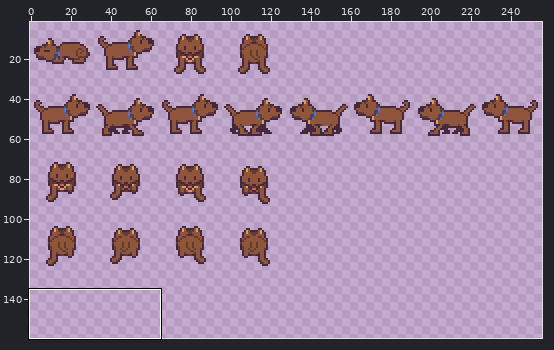
File history of a sprite sheet, Assets/PlayerSpriteSheets/Dog/dogspritesheet.png. The picture above shows the old version from afar; the outline marks the close-up.
Close-up. Before:
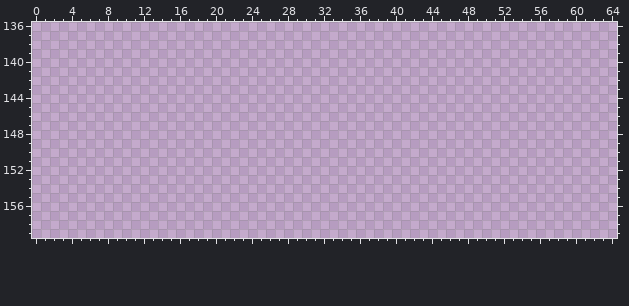
The file is 256x256 pixels. Shown: x 0..64, y 136..159. The wide view leaves out empty margins.
After:
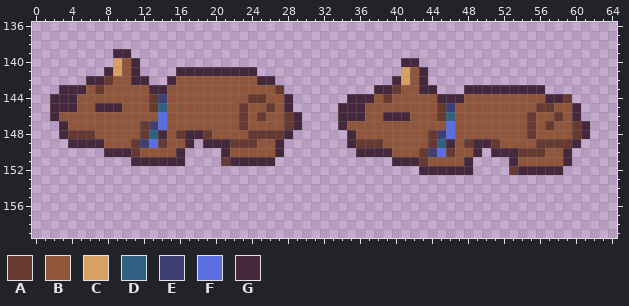
Palette (. is transparent): A #663931  B #8f563b  C #d9a066  D #306082  E #3f3f74  F #5b6ee1  G #45283c
Edits made:
Changed rows in their new state; - is an unchanged pixel.
first column x 2:
139 -------GG---------------------------------------------------
140 -------CBG-----------------------------GG-------------------
141 ------GCBG----GGGGGGGGG----------------CBG------------------
142 ----GGABBGG--GBBBBBBBBBGG-------------GCBG------------------
143 -GGGBABBBBBGGBBBBBBBBBBBBA----------GGABBGG---GGGGGGGGG-----
144 GGGBBBBBBBBAEBBBBBBBBBAABBG------GGGBABBBBBGGGBBBBBBBBBGGA--
145 GGGBBGGGBBBADBBBBBBBBABBABG-----GGGBBBBBBBBAEBBBBBBBBBAABBG-
146 GBBBBBBBBBBBFBBBBBBBBABABBAG----GGGBBGGGBBBADBBBBBBBBABBABG-
147 -GBBBBBBBBAEFBBBBBBBBABBBBAG----GBBBBBBBBBBBFBBBBBBBBABABBAG
148 -GAAABBBBBADGBAGGABBBBAAAAG------GBBBBBBBBAEFBBBBBBBBABBBBAG
149 --GGGGBBBAEFABBG-GGGAAABBG-------GAAABBBBBADGBAGGABBBBAAAAG-
150 ------GGGABBBBG----GBBBBBG--------GGGGBBBAEFABBG-GGGAAABBG--
151 ---------GGGGGG----AGGGGG-------------GGGABBBBG----GBBBBBG--
152 -----------------------------------------GGGGGG----AGGGGG---
Boxes around the changes in both close-ups, in picture pixels (x1, y1, x2, y2):
added: (50, 49, 302, 166)
added: (338, 58, 590, 175)
